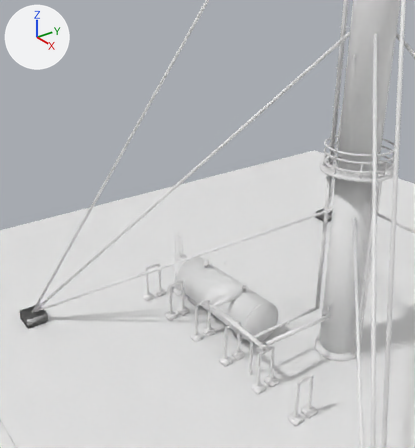
Two versions of the Blender file blender/flare_install.blend, one commit apart.
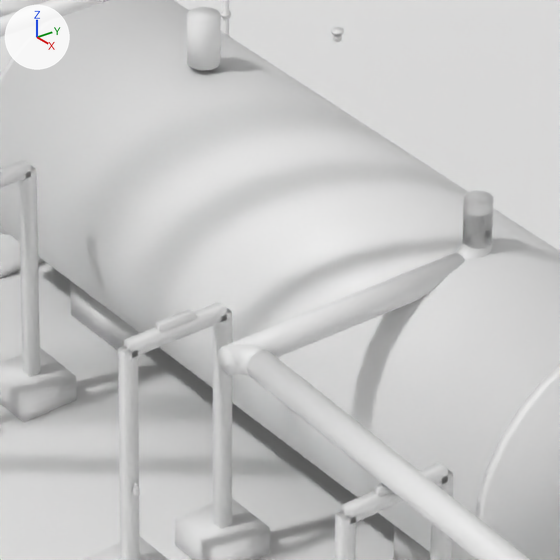
Old and new are each drawn from a 50 mm lens placed at (19.0, -25.04, 22.31), pointed at (-7.24, -5.73, 7.28) and again close up on the part from 43% to 61% of the width and 58% to 75% of the height. Every picture has the same lights, and +X, +Y and +Z are marked at upper left. The last two pictures show the newer version.

Names of what the first close-up shows: 'FlareGas_0', 'FlareGas_1', 'FlareGas_2', 'FlareGas_E1', 'FlareGas_E2', 'Pad', 'RackCol_-6_L', 'RackCol_-6_R', 'RackCol_-9_R', 'RackFt_-6_R', 'RackFt_-9_R', 'Sep_Body', 'Sep_Cap.001', 'Sep_Foundation' and 21 more.
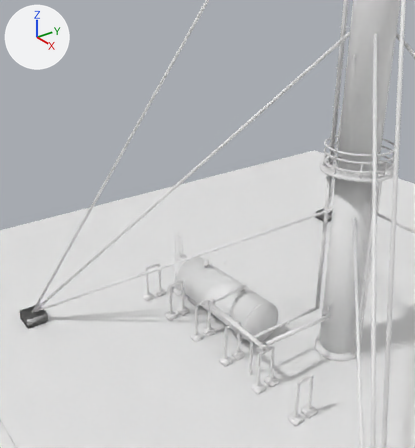
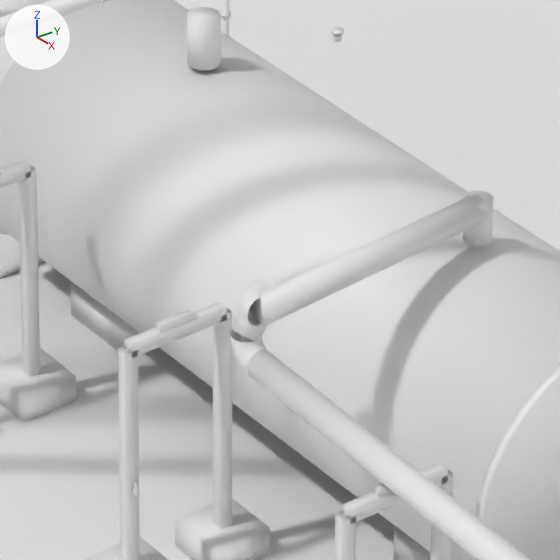
Where the newer file only moved an object's origin or applied its transform, the numbers keep the older frame.

Where the change shows, as pixel boxes (x1, y1, x2, y2) in the close-ups (560 x 560 px):
'FlareGas_0', reshaped: before (463, 206, 493, 249); after (250, 194, 488, 326)
'FlareGas_1', reshaped: before (218, 253, 465, 376); after (232, 308, 267, 341)
'FlareGas_E1', moved, turned: before (455, 239, 492, 261); after (240, 278, 272, 325)
'FlareGas_E2', turned: before (218, 344, 268, 376); after (230, 330, 268, 375)

Patch to the scene script:
```diff
--- a/blender/flare_install.blend.py
+++ b/blender/flare_install.blend.py
@@ me_cylinder_338 @@
 # used by ob_flaregas_0; location = (-5.0, -4.5, 3.237); rotation_euler = (0.0, 3.142, 0.0), in degrees (0, 180, 0)
-me_cylinder_338.from_pydata(...)  # 28 vertices, 16 faces; spans x -0.127..0.127, y -0.13..0.13, z -0.163..0.163
+me_cylinder_338.from_pydata(...)  # 28 vertices, 16 faces; spans x -0.321..0.126, y -2.51..0.01, z -0.292..-0.032
+# me_cylinder_338 part 1: 28 of 28 vertices moved; they spanned x -0.127..0.127, y -0.13..0.13, z -0.163..0.163 and now span x -0.321..0.126, y -2.51..0.01, z -0.292..-0.032; mean shift (-0.097, -1.25, -0.162)
 me_cylinder_338.materials.append(mat_yellow)
@@ me_cylinder_339 @@
 # used by ob_flaregas_1; location = (-5.0, -5.945, 2.88); rotation_euler = (1.571, 0.0, 0.0), in degrees (90, 0, 0)
-me_cylinder_339.from_pydata(...)  # 28 vertices, 16 faces; spans x -0.13..0.13, y -0.13..0.13, z -1.25..1.25
+me_cylinder_339.from_pydata(...)  # 28 vertices, 16 faces; spans x -0.13..0.13, y 0.13..0.59, z 0.75..1.17
+# me_cylinder_339 part 2: 28 of 28 vertices moved; they spanned x -0.13..0.13, y -0.13..0.13, z -1.25..1.25 and now span x -0.13..0.13, y 0.13..0.59, z 0.75..1.17; mean shift (0.0, 0.36, 0.96)
 me_cylinder_339.materials.append(mat_yellow)
@@ ob_flaregas_e1 @@
 ob_flaregas_e1 = bpy.data.objects.new('FlareGas_E1', me_flaregas_e1)
-ob_flaregas_e1.location = (-5.0, -4.5, 2.88)
-ob_flaregas_e1.rotation_euler = (3.142, 0.0, -1.571)  # degrees (180, 0, -90)
+ob_flaregas_e1.location = (-5.0, -7.0, 3.4)
+ob_flaregas_e1.rotation_euler = (-1.571, 0.0, 1.571)  # degrees (-90, 0, 90)
@@ ob_flaregas_e2 @@
 ob_flaregas_e2.location = (-5.0, -7.0, 2.88)
-ob_flaregas_e2.rotation_euler = (-1.571, 0.0, 0.0)  # degrees (-90, 0, 0)
+ob_flaregas_e2.rotation_euler = (3.142, 0.0, 0.0)  # degrees (180, 0, 0)
```
